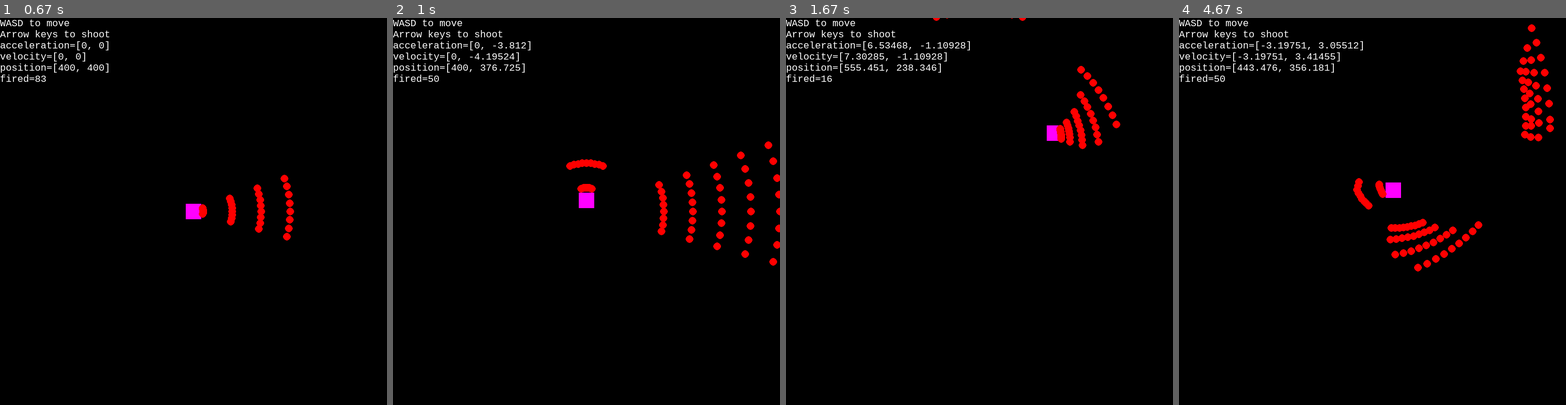
Above: before the commit, frames 1-4 (left to right).
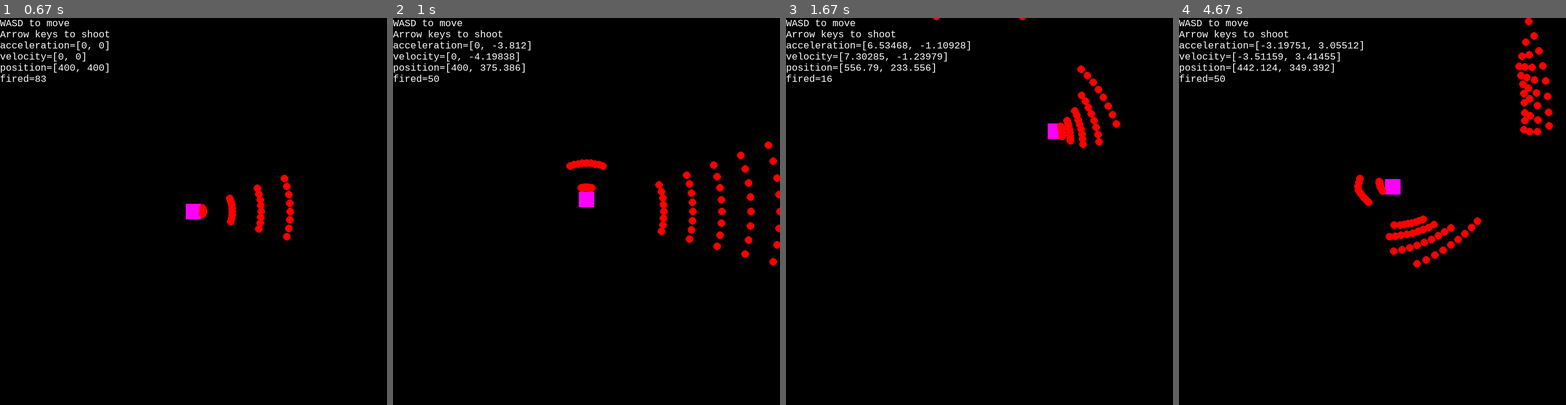
Above: after the commit, the same moments.

Repository: hitbox/scratch
Game: pygame game, started from pygame/movefire.py
Same seed, same stepped clock (60 frames per second), same inputs: the game is played once before the commit and once after it.
Inputs:
- Up to frame 1 (0.67 s): hold Right from 0.33 s (still down)
- Up to frame 2 (1 s): release Right at 0.8 s; hold Up from 0.83 s (still down); hold W from 0.83 s (still down)
- Up to frame 3 (1.67 s): release Up at 1.13 s; release W at 1.13 s; hold Right 1.17-1.63 s; hold D 1.17-1.63 s
- Up to frame 4 (4.67 s): hold Left 1.67-2.2 s; hold A 1.67-2.2 s; hold Down 2.23-2.53 s; hold S 2.23-2.53 s; hold Left 2.57-2.97 s; hold A 2.57-2.97 s; hold Up 3-3.37 s; hold W 3-3.37 s; hold Right 3.4-4.03 s; hold D 3.4-4.03 s; hold Down 4.07-4.43 s; hold S 4.07-4.43 s; hold Left from 4.47 s (still down); hold A from 4.47 s (still down)

Frame 1 is identical in both runs. In frame 2, 0.1% of the frame differs, in the area x 25-53%, y 9-50%; in frame 3, 0.4%; in frame 4, 2.6%, in the area x 18-97%, y 0-66%.

Commit message:
pygame/movefire.py cleanup

Diff:
--- a/pygame/movefire.py
+++ b/pygame/movefire.py
@@ -7,23 +7,40 @@
 with contextlib.redirect_stdout(open(os.devnull, 'w')):
     import pygame
 
+BULLET_LIVE_TIME = 1000
+FIRE_COOLDOWN = 100
 FIRE_VELOCITY = 10
 PLAYER_ACCELERATION = 0.5
 PLAYER_MAX_ACCELERATION = 10
-STOP = 0.3
-BULLET_LIVE_TIME = 1000
-FIRE_COOLDOWN = 100
-ANGLES = {
-    pygame.K_w: math.radians(90),
-    pygame.K_d: math.radians(0),
-    pygame.K_s: math.radians(270),
-    pygame.K_a: math.radians(180),
-}
-SHOT_THROW = 0.05
+
+# SHOTSPREAD_ANGLE: the angle either side of the angle shot in, to make a
+#                   shotgun spread of bullets.
 SHOTSPREAD_ANGLE = 20
+
+# SHOTSPREAD_STEP: the steps between the shot spread angles.
 SHOTSPREAD_STEP = 5
 
+# SHOT_THROW_FACTOR: how much movement affects shots.
+SHOT_THROW_FACTOR = 0.05
+
+# STOP: threshold below which a value should just be zero.
+STOP = 0.3
+
 DEBUG_PLAYER_ATTRS = ['acceleration', 'velocity', 'position']
+
+MOVEKEYS = (
+    pygame.K_w,
+    pygame.K_d,
+    pygame.K_s,
+    pygame.K_a,
+)
+
+FIREKEYS = (
+    pygame.K_UP,
+    pygame.K_RIGHT,
+    pygame.K_DOWN,
+    pygame.K_LEFT,
+)
 
 class Entity(pygame.sprite.Sprite):
 
@@ -42,28 +59,8 @@
         self.time -= elapsed
         if self.time <= 0:
             self.kill()
-        self.acceleration.move_towards_ip(
-            origin,
-            self.acceleration.magnitude() * self.acceleration_friction
-        )
-        if abs(self.acceleration.x) < STOP:
-            self.acceleration.x = 0
-        if abs(self.acceleration.y) < STOP:
-            self.acceleration.y = 0
-        self.velocity.move_towards_ip(
-            origin,
-            self.velocity.magnitude() * self.velocity_friction
-        )
-        if abs(self.velocity.x) < STOP:
-            self.velocity.x = 0
-        if abs(self.velocity.y) < STOP:
-            self.velocity.y = 0
-        self.velocity += self.acceleration
-        if self.velocity.magnitude():
-            self.velocity.clamp_magnitude_ip(PLAYER_MAX_ACCELERATION)
-        self.position += self.velocity
+        integrate(self, ORIGIN, STOP)
         self.rect.center = self.position
-
 
 
 def shot_velocity(fire_keys):
@@ -72,9 +69,9 @@
     if fire_up:
         center_velocity.y = -FIRE_VELOCITY
     if fire_right:
-        center_velocity.x = FIRE_VELOCITY
+        center_velocity.x = +FIRE_VELOCITY
     if fire_down:
-        center_velocity.y = FIRE_VELOCITY
+        center_velocity.y = +FIRE_VELOCITY
     if fire_left:
         center_velocity.x = -FIRE_VELOCITY
     return center_velocity
@@ -88,8 +85,34 @@
         yield angle
         angle += step
 
-get_movekeys = op.itemgetter(pygame.K_w, pygame.K_d, pygame.K_s, pygame.K_a)
-get_firekeys = op.itemgetter(pygame.K_UP, pygame.K_RIGHT, pygame.K_DOWN, pygame.K_LEFT)
+def zero(value, threshold):
+    if abs(value) < threshold:
+        return 0
+    return value
+
+def zero_vector(vector, threshold):
+    if abs(vector.x) < threshold:
+        vector.x = zero(vector.x, threshold)
+    if abs(vector.y) < threshold:
+        vector.y = zero(vector.y, threshold)
+
+def integrate(obj, origin, stop_threshold):
+    obj.acceleration.move_towards_ip(
+        origin,
+        obj.acceleration.magnitude() * obj.acceleration_friction
+    )
+    zero_vector(obj.velocity, stop_threshold)
+    obj.velocity.move_towards_ip(
+        origin,
+        obj.velocity.magnitude() * obj.velocity_friction
+    )
+    obj.velocity += obj.acceleration
+    if obj.velocity.magnitude():
+        obj.velocity.clamp_magnitude_ip(PLAYER_MAX_ACCELERATION)
+    obj.position += obj.velocity
+
+get_movekeys = op.itemgetter(*MOVEKEYS)
+get_firekeys = op.itemgetter(*FIREKEYS)
 
 pygame.font.init()
 font = pygame.font.SysFont('monospace', 20)
@@ -97,7 +120,7 @@
 framerate = 60
 screen = pygame.display.set_mode((800,)*2)
 window = screen.get_rect()
-origin = pygame.Vector2()
+ORIGIN = pygame.Vector2()
 
 entities = pygame.sprite.Group()
 
@@ -131,6 +154,7 @@
         player.acceleration.y += PLAYER_ACCELERATION
     if move_left:
         player.acceleration.x -= PLAYER_ACCELERATION
+    zero_vector(player.acceleration, STOP)
     if (fired - elapsed) < 0:
         fired = 0
     else:
@@ -140,7 +164,7 @@
         if any(fire_keys):
             fired = FIRE_COOLDOWN
             center_velocity = shot_velocity(fire_keys)
-            center_velocity += player.velocity * SHOT_THROW
+            center_velocity += player.velocity * SHOT_THROW_FACTOR
             for angle in shot_angles(center_velocity):
                 bullet = Entity(
                     bullet_image,
